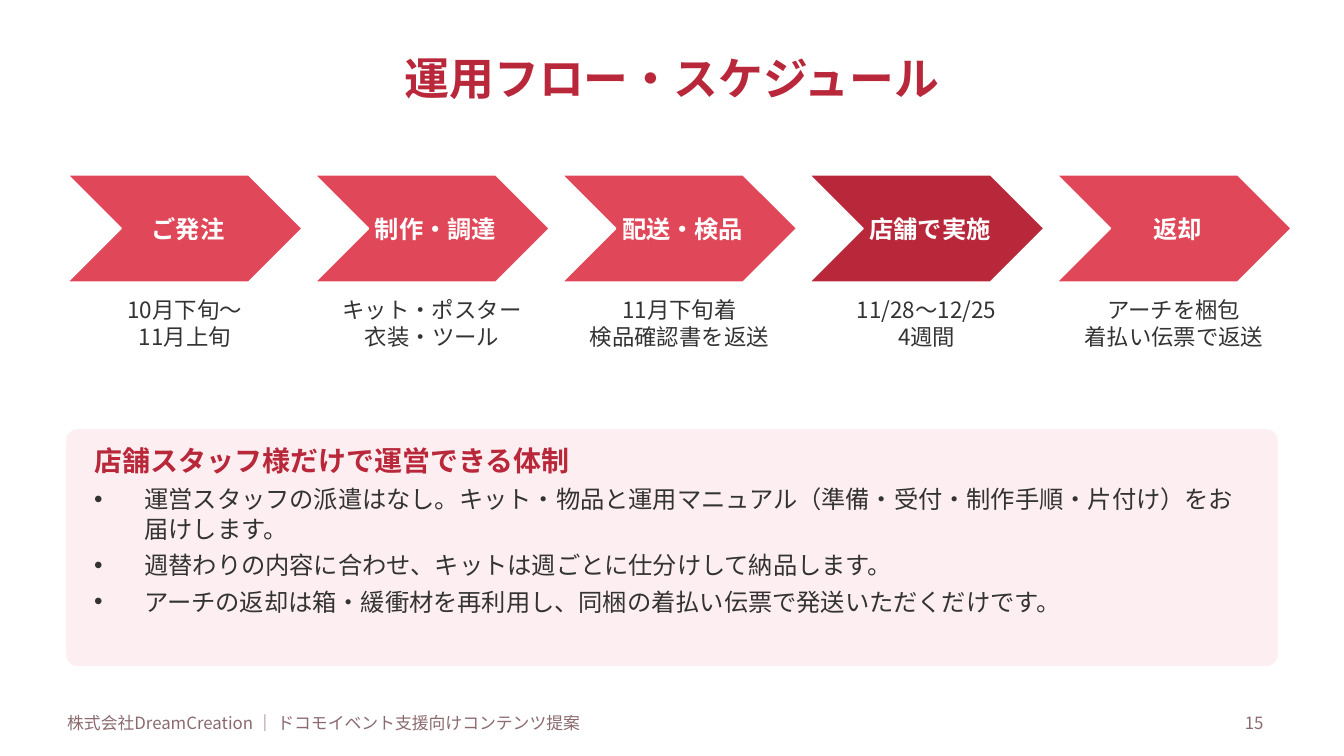
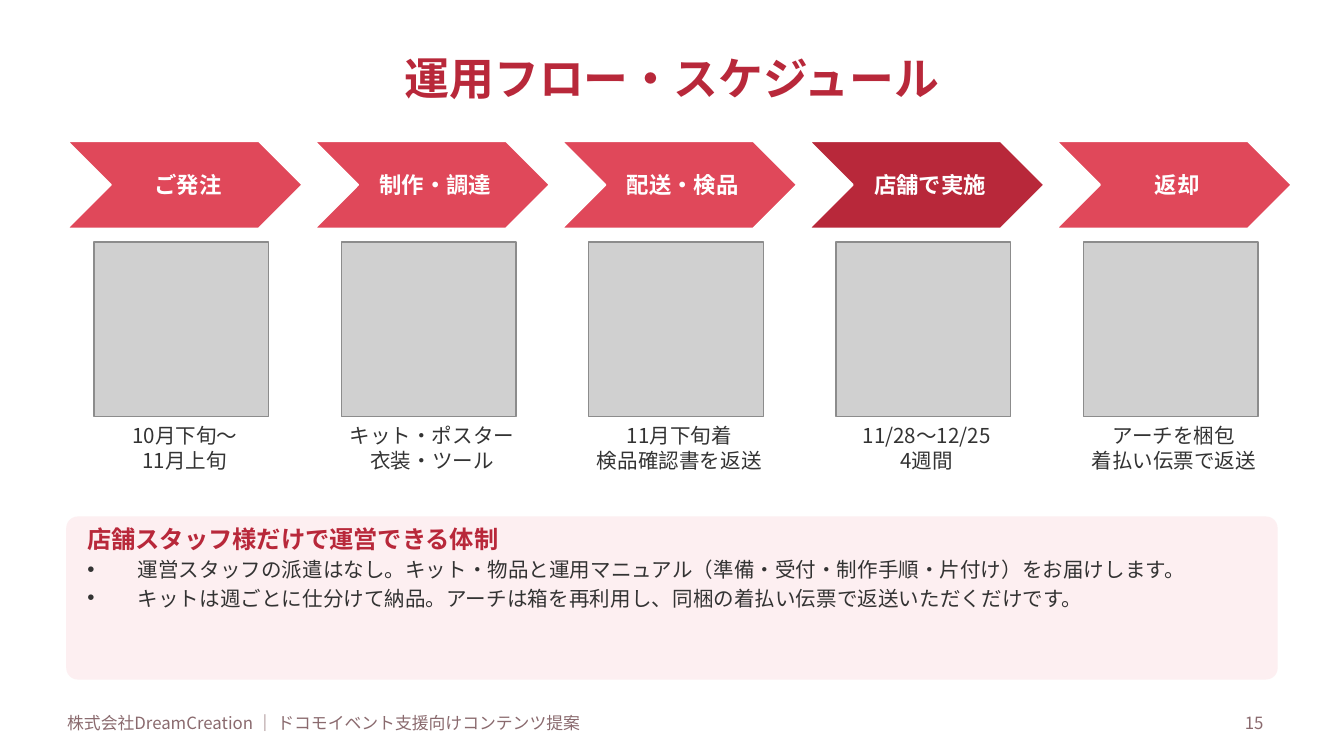
Before and after one commit to lunamax77/-next-vision, a slide deck: slide 15 of docs/proposals/2026-12_docomo_christmas-ws/企画書_NTTドコモ_クリスマスWS.pptx. Drawn at 1344x756 pixels with LibreOffice and Linux fonts; fonts in the diff are those of the drawing; grey boxes stand for pictures. Boxes give left, top, right and bottom in pixels: in the first picture for what was removed or moved away, otherwise in the second. Text is boxed around its words. In the diff, an @@ line names an element or a change of style, - is before the commit and + after.

```diff
--- a/docs/proposals/2026-12_docomo_christmas-ws/企画書_NTTドコモ_クリスマスWS.pptx
+++ b/docs/proposals/2026-12_docomo_christmas-ws/企画書_NTTドコモ_クリスマスWS.pptx
@@ chevron: place and size @@
-chevron at (67, 175, 302, 282)
+chevron at (67, 141, 302, 228)
@@ text "ご発注": place and size @@
-text "ご発注" at (152, 217, 225, 240)
+text "ご発注" at (155, 174, 222, 195)
@@ chevron: place and size @@
-chevron at (314, 175, 550, 282)
+chevron at (314, 141, 550, 228)
@@ text "制作・調達": place and size @@
-text "制作・調達" at (375, 217, 496, 240)
+text "制作・調達" at (379, 174, 491, 195)
@@ chevron: place and size @@
-chevron at (562, 175, 797, 282)
+chevron at (562, 141, 797, 228)
@@ text "配送・検品": place and size @@
-text "配送・検品" at (622, 217, 743, 240)
+text "配送・検品" at (627, 174, 739, 195)
@@ chevron: place and size @@
-chevron at (809, 175, 1044, 282)
+chevron at (809, 141, 1044, 228)
@@ text "店舗で実施": place and size @@
-text "店舗で実施" at (870, 217, 991, 240)
+text "店舗で実施" at (874, 174, 986, 195)
@@ chevron: place and size @@
-chevron at (1056, 175, 1292, 282)
+chevron at (1056, 141, 1292, 228)
@@ size 13 to 12 pt in 5 elements at (155, 174, 222, 195), (379, 174, 491, 195), (627, 174, 739, 195), (874, 174, 986, 195), (1155, 174, 1200, 195) @@
@@ text "返却": place and size @@
-text "返却" at (1153, 217, 1201, 240)
+text "返却" at (1155, 174, 1200, 195)
@@ picture added at (94, 242, 269, 417) @@
@@ picture added at (341, 242, 516, 417) @@
@@ picture added at (589, 242, 763, 417) @@
@@ picture added at (836, 242, 1011, 417) @@
@@ picture added at (1083, 242, 1258, 417) @@
@@ text "10月下旬〜": place and size @@
-text "10月下旬〜" at (128, 299, 242, 347)
+text "10月下旬〜" at (132, 426, 237, 470)
@@ text "キット・ポスター": place and size @@
-text "キット・ポスター" at (343, 299, 522, 347)
+text "キット・ポスター" at (350, 425, 515, 470)
@@ text "11月下旬着": place and size @@
-text "11月下旬着" at (590, 299, 769, 347)
+text "11月下旬着" at (597, 426, 762, 470)
@@ text "11/28〜12/25": place and size @@
-text "11/28〜12/25" at (857, 300, 996, 347)
+text "11/28〜12/25" at (863, 426, 991, 470)
@@ size 12 to 11 pt in 5 elements at (132, 426, 237, 470), (350, 425, 515, 470), (597, 426, 762, 470), (863, 426, 991, 470), (1092, 425, 1257, 470) @@
@@ text "アーチを梱包": place and size @@
-text "アーチを梱包" at (1084, 299, 1263, 347)
+text "アーチを梱包" at (1092, 425, 1257, 470)
@@ rounded rectangle: place and size @@
-rounded rectangle at (67, 430, 1277, 665)
+rounded rectangle at (67, 517, 1277, 679)
@@ rounded rectangle at (67, 517, 1277, 679): proportions changed @@
@@ text at (87, 527, 1185, 579): size 15 to 13 pt in "店舗スタッフ様だけで運営できる体制"; size 13 to 11 pt in "運営スタッフの派遣はなし。キット・物品と運用マニュアル（準備・受付・制作手順・片付け）をお届けします。"; less space between paragraphs @@
@@ text "店舗スタッフ様だけで運営できる体制": place and size @@
-text "店舗スタッフ様だけで運営できる体制" at (94, 447, 1234, 613)
+text "店舗スタッフ様だけで運営できる体制" at (87, 527, 1185, 608)
@@ text at (138, 588, 1082, 608): text changed; size 13 to 11 pt @@
-• 週替わりの内容に合わせ、キットは週ごとに仕分けして納品します。
-• アーチの返却は箱・緩衝材を再利用し、同梱の着払い伝票で発送いただくだけです。
+• キットは週ごとに仕分けて納品。アーチは箱を再利用し、同梱の着払い伝票で返送いただくだけです。
```
Also in this commit, not shown: 5 other slides changed, 16 other files.
